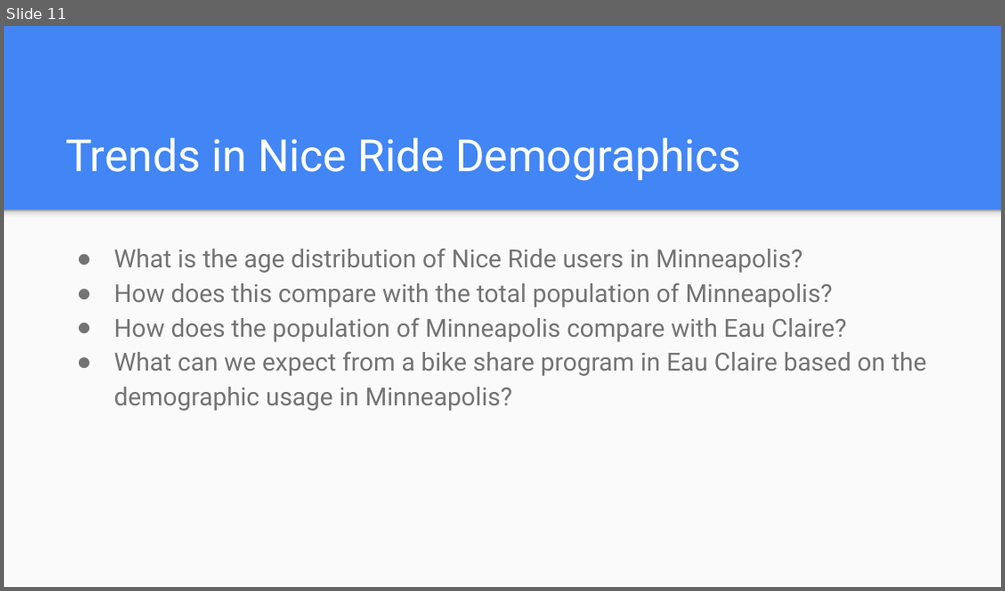
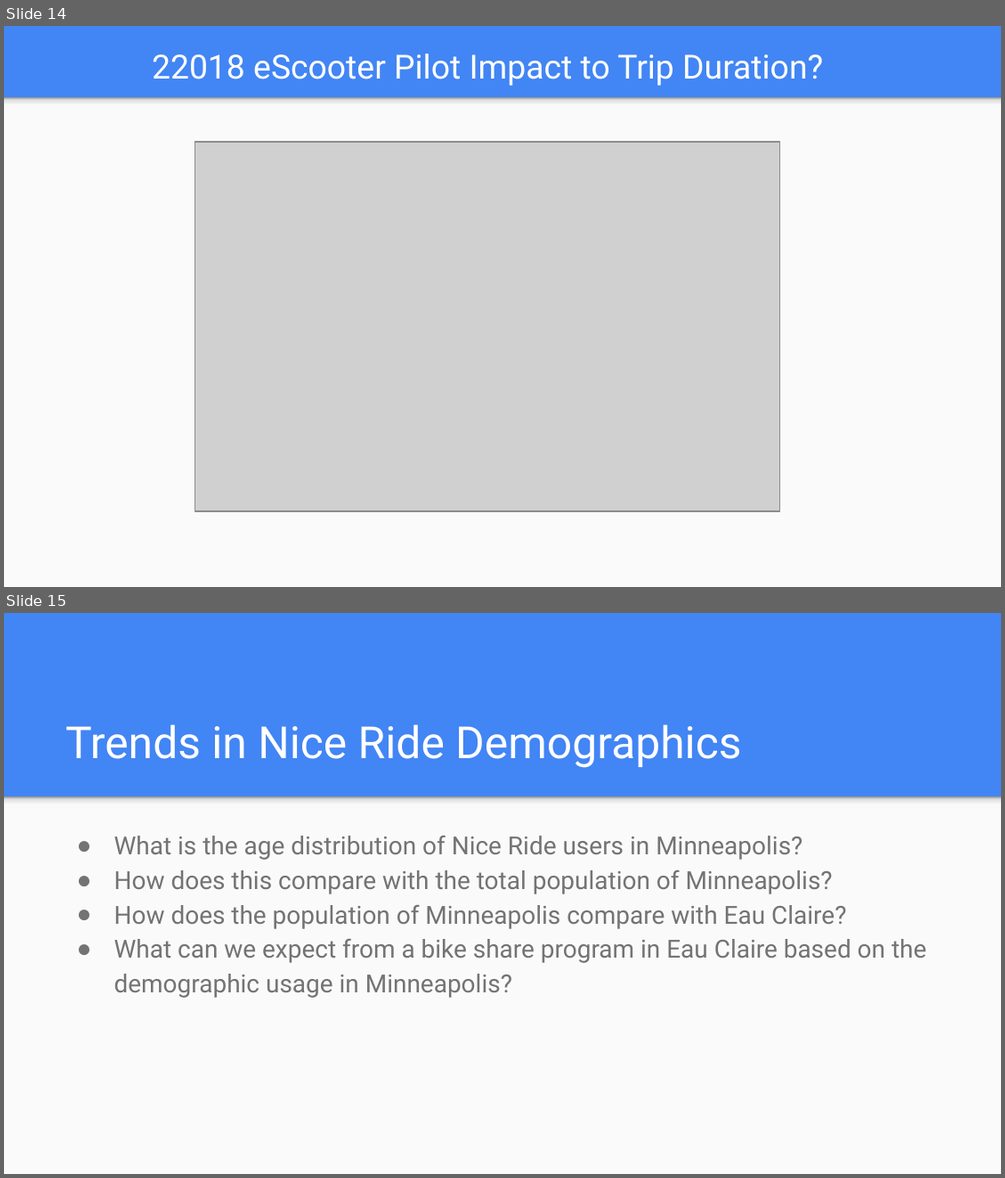
Before and after one commit to tdrygg/Group-Project, a slide deck: Patterns_In_NiceRide_Group6_Final.pptx. Shown one above the other, each under a label of ours: slide 11 before the commit, slides 14 and 15 after it. The pictures are 1005x591 and 1005x1178 pixels, drawn with LibreOffice and Linux fonts; fonts in the diff are those of the drawing; grey boxes stand for pictures. Boxes give left, top, right and bottom in pixels: in the first picture for what was removed or moved away, otherwise in the second. Text is boxed around its words. In the diff, an @@ line names an element or a change of style, - is before the commit and + after.

```diff
--- a/Patterns_In_NiceRide_Group6_Final.pptx
+++ b/Patterns_In_NiceRide_Group6_Final.pptx
@@ slide 14 added at [4,26,1001,587], background #4285F4 @@
@@ title added at [152,54,823,86], 24 pt, text #FFFFFF @@
+22018 eScooter Pilot Impact to Trip Duration?
@@ rectangle added at [4,98,1001,587], fill #FAFAFA @@
@@ rectangle added at [4,98,1001,110], fill gradient #F9F9F9 to #DEDEDE to #999999 @@
@@ picture added at [195,142,779,511] @@
@@ what was slide 11 is now slide 15 @@
```
Also in this commit, not shown: 4 slides changed, 4 other slides added, 1 slide removed, 1 other file.
